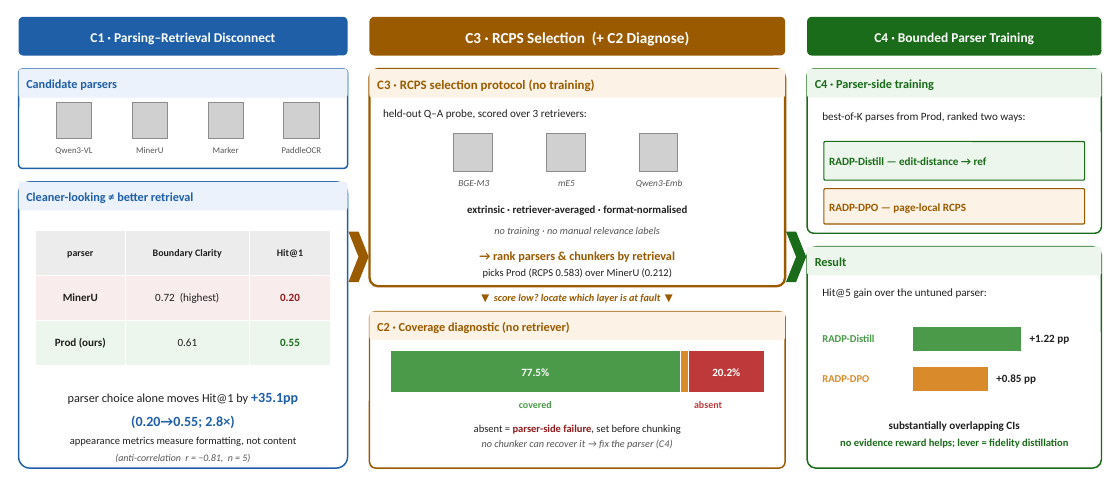
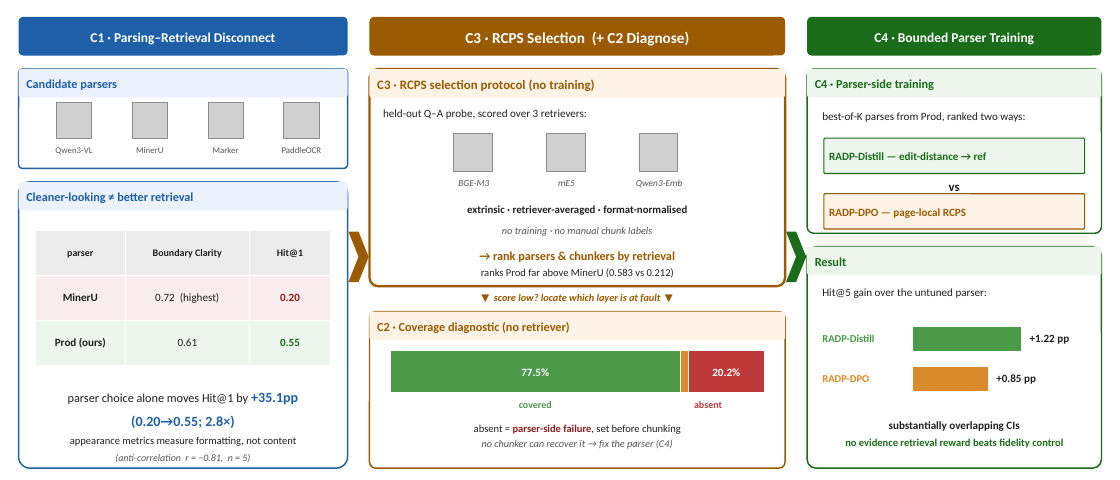
Before and after one commit to wigtn/WigtnOCR-RADP, a slide deck: slide 1 of paper/figures/fig_overview.pptx. Drawn at 1120x480 pixels with LibreOffice and Linux fonts; fonts in the diff are those of the drawing; grey boxes stand for pictures. Boxes give left, top, right and bottom in pixels: in the first picture for what was removed or moved away, otherwise in the second. Text is boxed around its words. In the diff, an @@ line names an element or a change of style, - is before the commit and + after.

```diff
--- a/paper/figures/fig_overview.pptx
+++ b/paper/figures/fig_overview.pptx
@@ rounded rectangle: place and size @@
-rounded rectangle at <box>824,141,1085,180</box>
+rounded rectangle at <box>824,138,1085,173</box>
@@ text "RADP-Distill — edit-distance → ref": place and size @@
-text "RADP-Distill — edit-distance → ref" at <box>829,157,987,165</box>
+text "RADP-Distill — edit-distance → ref" at <box>829,152,987,160</box>
@@ rounded rectangle: place and size @@
-rounded rectangle at <box>824,189,1085,224</box>
+rounded rectangle at <box>824,194,1085,229</box>
@@ text "RADP-DPO — page-local RCPS": place and size @@
-text "RADP-DPO — page-local RCPS" at <box>829,203,966,213</box>
+text "RADP-DPO — page-local RCPS" at <box>829,208,966,218</box>
@@ text at <box>949,184,960,194</box>: text changed; size 13 to 11 pt @@
-≈
+vs
@@ text at <box>502,227,652,236</box>: text changed @@
-no training · no manual relevance labels
+no training · no manual chunk labels
@@ text at <box>481,268,674,278</box>: text changed @@
-picks Prod (RCPS 0.583) over MinerU (0.212)
+ranks Prod far above MinerU (0.583 vs 0.212)
@@ text at <box>845,438,1063,448</box>: text changed @@
-no evidence reward helps; lever = fidelity distillation
+no evidence retrieval reward beats fidelity control
```
Also in this commit, not shown: 5 other files.
